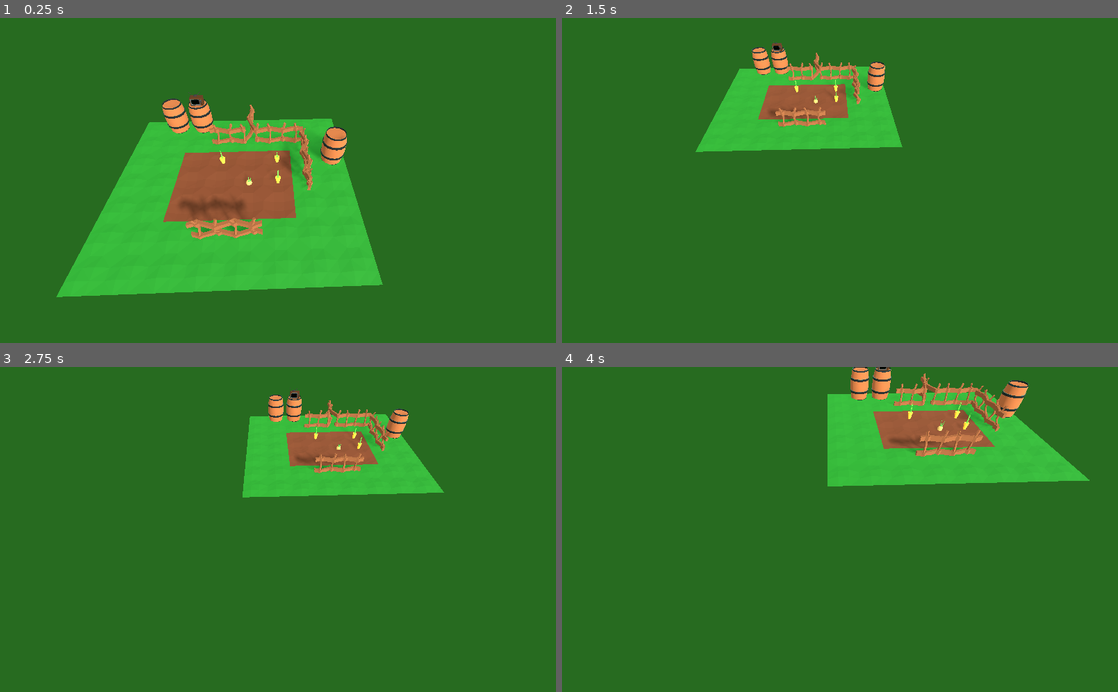
Above: before the commit, frames 1-4 (two rows, left to right).
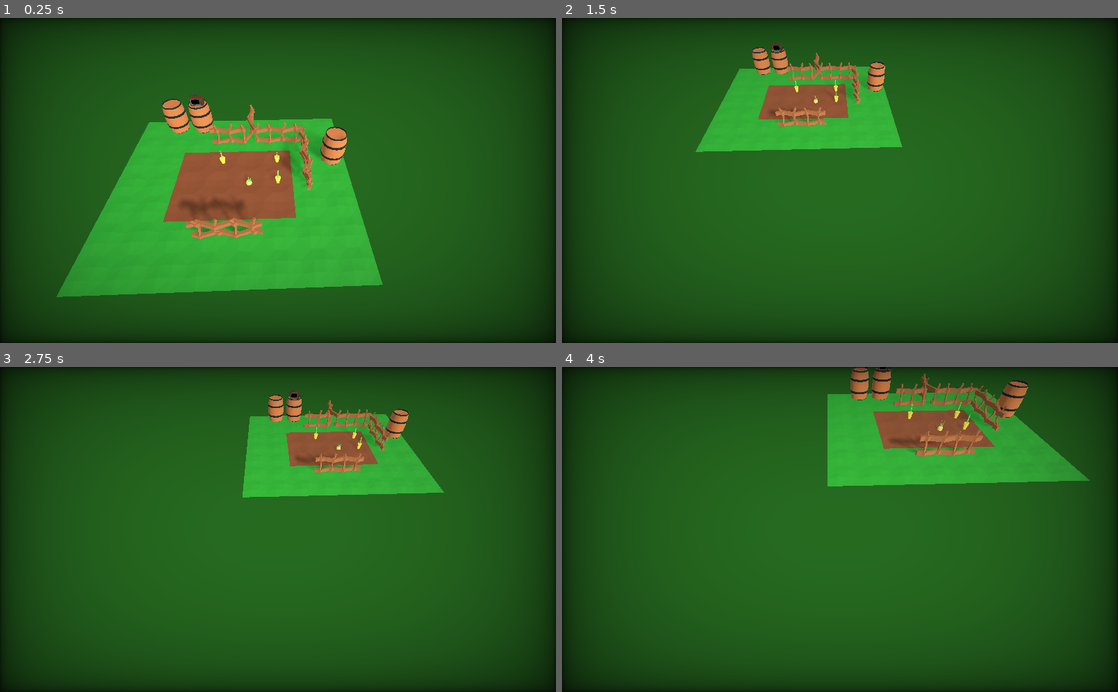
Above: after the commit, the same moments.

Repository: wingedadventurer/gwj-xii
Game: Godot game, scene res://scenes/levels/level_test.tscn
Two runs of this game, one before a commit and one after it. Both use one fixed random seed, a clock stepped at 60 frames per second and the inputs below.
Inputs (mouse positions are in pixels of both pictures, inside the frame that each line leads up to):
- Up to frame 1 (0.25 s): no input
- Up to frame 2 (1.5 s): tap Enter at 0.5 s; move the mouse to (962, 164) at 0.52 s; hold Down (camera_move_back) 0.53-1.28 s; move the mouse to (728, 196) at 1.27 s; tap Up (camera_move_forward) at 1.35 s
- Up to frame 3 (2.75 s): tap Space at 2 s; move the mouse to (333, 458) at 2.02 s; hold Left (camera_move_left) from 2.03 s (still down)
- Up to frame 4 (4 s): move the mouse to (812, 594) at 2.77 s; release Left (camera_move_left) at 2.78 s; tap Right (camera_move_right) at 2.85 s; move the mouse to (1006, 578) at 3.52 s; tap Mouse wheel up (camera_zoom_in) at 3.6 s

The runs differ from the first frame. In frame 1, 39% of the frame differs, in the area x 0-100%, y 0-100%; in frame 2, 38%; in frame 3, 38%; in frame 4, 41%.

Commit message:
Add vignette shader and scene

Diff:
--- a/godot-project/scenes/levels/level_test.tscn
+++ b/godot-project/scenes/levels/level_test.tscn
@@ -10,8 +10,12 @@
 [ext_resource path="res://models/props/fence_corner.tscn" type="PackedScene" id=8]
 [ext_resource path="res://models/props/fence_threeway.tscn" type="PackedScene" id=9]
 [ext_resource path="res://scenes/ui/game_ui.tscn" type="PackedScene" id=10]
+[ext_resource path="res://scenes/ui/vignette_overlay.tscn" type="PackedScene" id=11]
 
 [node name="level" index="0" instance=ExtResource( 1 )]
+
+[node name="tiles" parent="." index="0"]
+editor/display_folded = true
 
 [node name="tile_dirt" parent="tiles" index="0" instance=ExtResource( 2 )]
 
@@ -182,6 +186,9 @@
 
 [node name="tile_grass_40" parent="tiles" index="56" instance=ExtResource( 3 )]
 transform = Transform( 1, 0, 0, 0, 1, 0, 0, 0, 1, 2, 0, 2 )
+
+[node name="units" parent="." index="1"]
+editor/display_folded = true
 
 [node name="unit" parent="units" index="0" instance=ExtResource( 4 )]
 unit_type = 1
@@ -197,6 +204,9 @@
 [node name="unit_4" parent="units" index="3" instance=ExtResource( 4 )]
 transform = Transform( 1, 0, 0, 0, 1, 0, 0, 0, 1, -1, 0, 0 )
 unit_type = 2
+
+[node name="lights" parent="." index="2"]
+editor/display_folded = true
 
 [node name="directional_light" type="DirectionalLight" parent="lights" index="0"]
 transform = Transform( 0.866025, -0.242405, 0.43731, 0, 0.87462, 0.48481, -0.5, -0.419857, 0.757443, 0, 4, 12 )
@@ -205,6 +215,9 @@
 shadow_bias = 0.0
 directional_shadow_depth_range = 1
 
+[node name="props" parent="." index="3"]
+editor/display_folded = true
+
 [node name="barrel" parent="props" index="0" instance=ExtResource( 5 )]
 transform = Transform( -0.5, -1.35214e-007, 4.33896e-008, -1.35006e-007, 0.499994, 0.00238091, -4.4033e-008, 0.00238091, -0.499994, -4, 0.6, -3 )
 
@@ -242,6 +255,7 @@
 transform = Transform( 0.5, 0, 0, 0, 0.5, 0, 0, 0, 0.5, -1, 0.4, -2 )
 
 [node name="canvas_layer" type="CanvasLayer" parent="." index="4"]
-editor/display_folded = true
 
 [node name="game_ui" parent="canvas_layer" index="0" instance=ExtResource( 10 )]
+
+[node name="vignette_overlay" parent="canvas_layer" index="1" instance=ExtResource( 11 )]
--- /dev/null
+++ b/godot-project/scenes/ui/vignette_overlay.tscn
@@ -0,0 +1,17 @@
+[gd_scene load_steps=3 format=2]
+
+[ext_resource path="res://shaders/vignette.shader" type="Shader" id=1]
+
+[sub_resource type="ShaderMaterial" id=1]
+shader = ExtResource( 1 )
+shader_param/amount = 0.2
+
+[node name="vignette_overlay" type="ColorRect"]
+modulate = Color( 0, 0, 0, 1 )
+material = SubResource( 1 )
+anchor_right = 1.0
+anchor_bottom = 1.0
+mouse_filter = 2
+__meta__ = {
+"_edit_lock_": true
+}
--- /dev/null
+++ b/godot-project/shaders/vignette.shader
@@ -0,0 +1,17 @@
+shader_type canvas_item;
+render_mode unshaded;
+
+uniform float amount : hint_range(0, 1);
+
+float calculate_vignette(vec2 uv, float amt) {
+	uv *=  1.0 - uv.yx;
+    float v = uv.x*uv.y * 15.0;
+    v = pow(v, amt);
+    v = 1.0 - v;
+	return v;
+}
+
+void fragment() {
+	float vignette = calculate_vignette(UV, amount);
+    COLOR = vec4(1.0, 1.0, 1.0, vignette);
+}
Not shown: 1 places in godot-project/scenes/levels/level_test.tscn that only renumber resources
